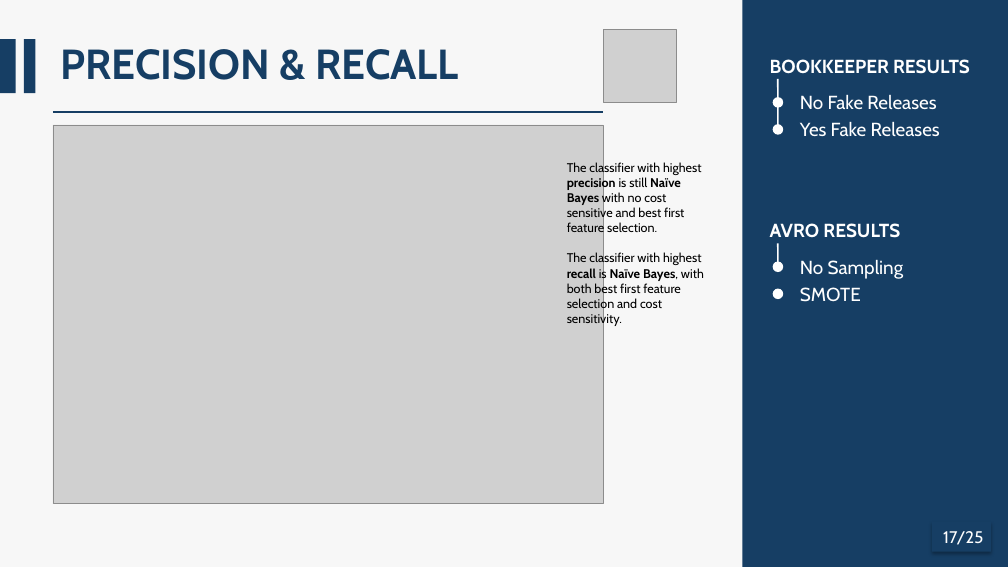
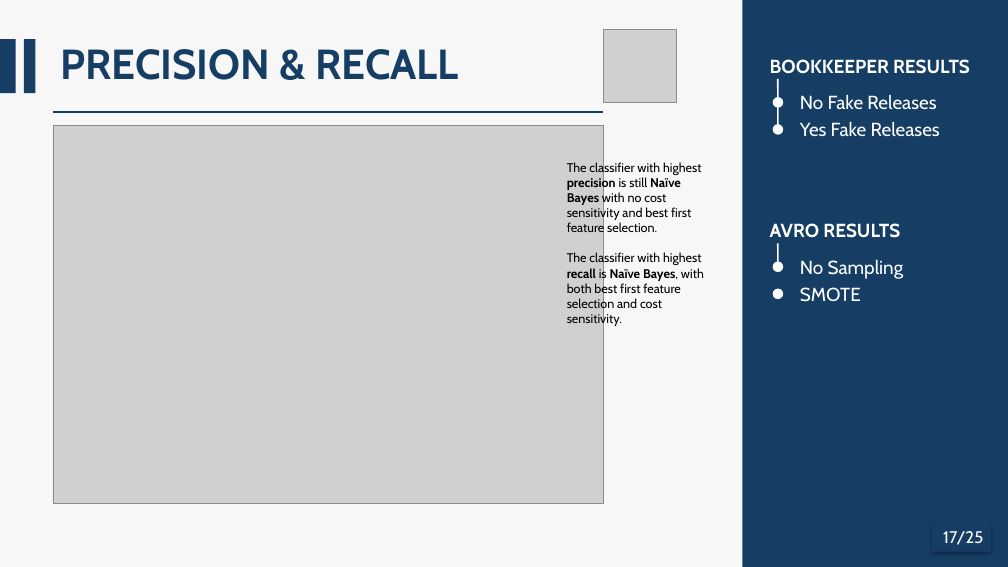
Before and after one commit to AlessandroFinocchi/ISW2_Metrics_Proj, a slide deck: slide 17 of docs/ISW2_Presentation.pptm. Drawn at 1008x567 pixels with LibreOffice and Linux fonts; fonts in the diff are those of the drawing; grey boxes stand for pictures. Boxes give left, top, right and bottom in pixels: in the first picture for what was removed or moved away, otherwise in the second. Text is boxed around its words. In the diff, an @@ line names an element or a change of style, - is before the commit and + after.

```diff
--- a/docs/ISW2_Presentation.pptm
+++ b/docs/ISW2_Presentation.pptm
@@ text at (567,161,701,236): text changed @@
-The classifier with highest precision is still Naïve Bayes with no cost sensitive and best first feature selection.
+The classifier with highest precision is still Naïve Bayes with no cost sensitivity and best first feature selection.
```
Also in this commit, not shown: 13 other slides changed.
